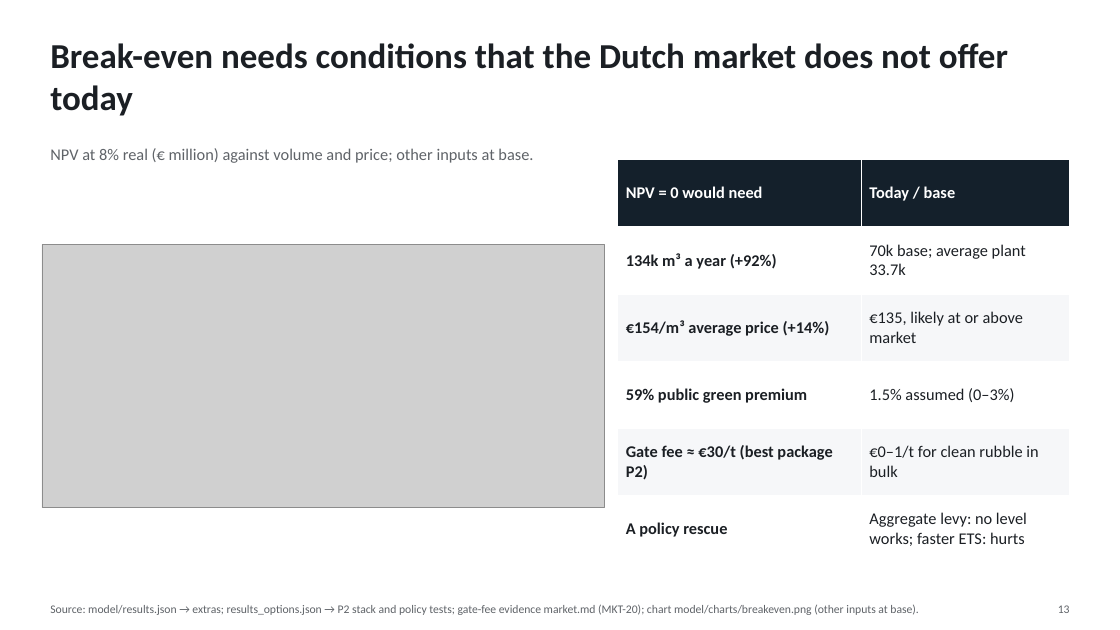
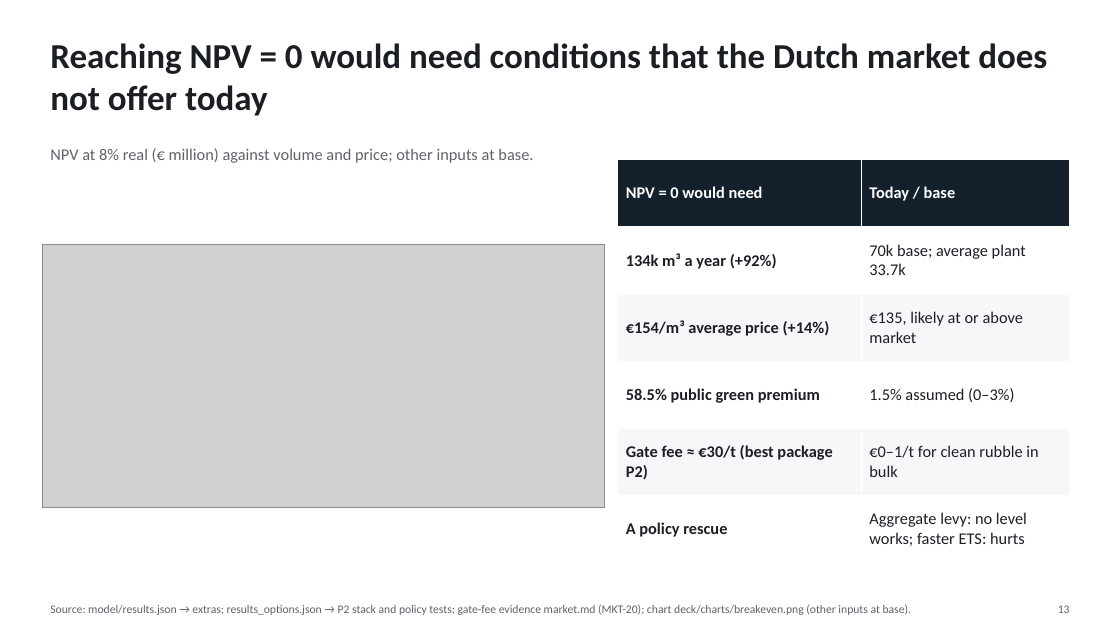
Before and after one commit to kmaster77/Repo2333, a slide deck: slide 13 of deck/pitch_deck.pptx. Drawn at 1120x630 pixels with LibreOffice and Linux fonts; fonts in the diff are those of the drawing; grey boxes stand for pictures. Boxes give left, top, right and bottom in pixels: in the first picture for what was removed or moved away, otherwise in the second. Text is boxed around its words. In the diff, an @@ line names an element or a change of style, - is before the commit and + after.

```diff
--- a/deck/pitch_deck.pptx
+++ b/deck/pitch_deck.pptx
@@ text at (50,43,1047,116): text changed @@
-Break-even needs conditions that the Dutch market does not offer today
+Reaching NPV = 0 would need conditions that the Dutch market does not offer today
@@ table at (618,160,1070,563) @@
-row 4, column 1: 59% public green premium
+row 4, column 1: 58.5% public green premium
@@ text at (50,604,911,615): text changed @@
-Source: model/results.json → extras; results_options.json → P2 stack and policy tests; gate-fee evidence market.md (MKT-20); chart model/charts/breakeven.png (other inputs at base).
+Source: model/results.json → extras; results_options.json → P2 stack and policy tests; gate-fee evidence market.md (MKT-20); chart deck/charts/breakeven.png (other inputs at base).
```
Also in this commit, not shown: 4 other slides changed, 6 other files.
